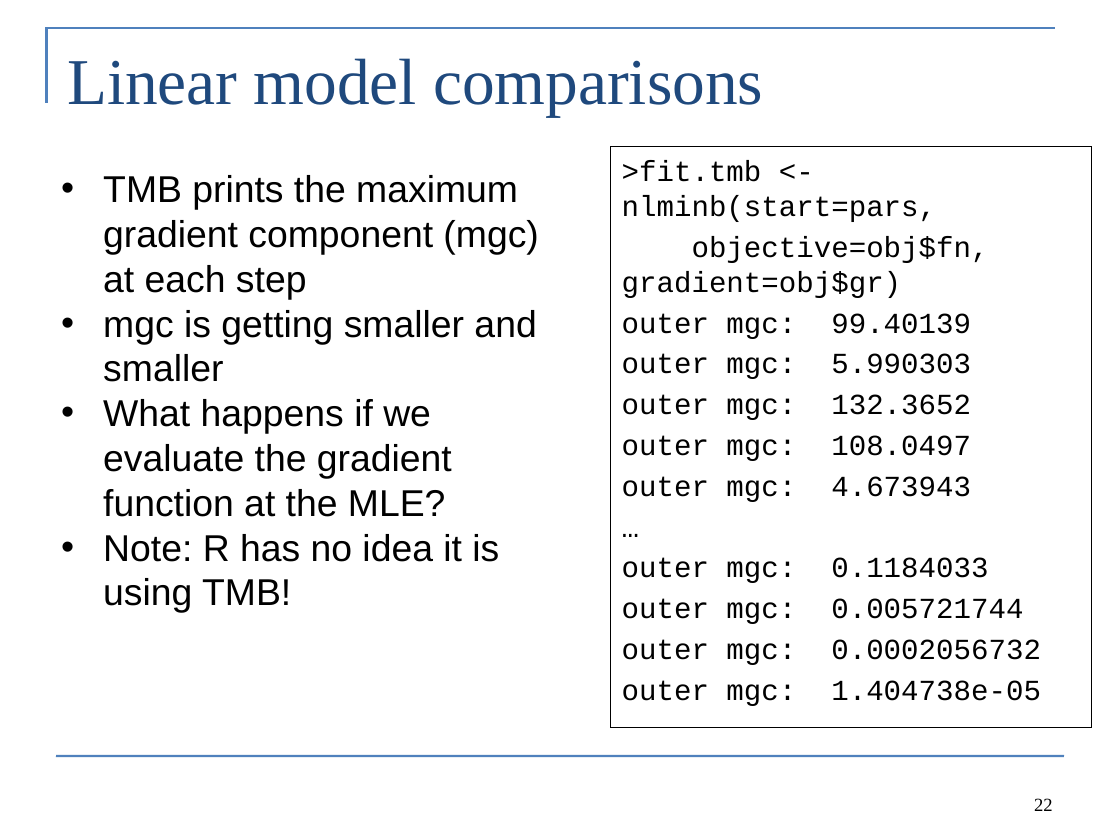
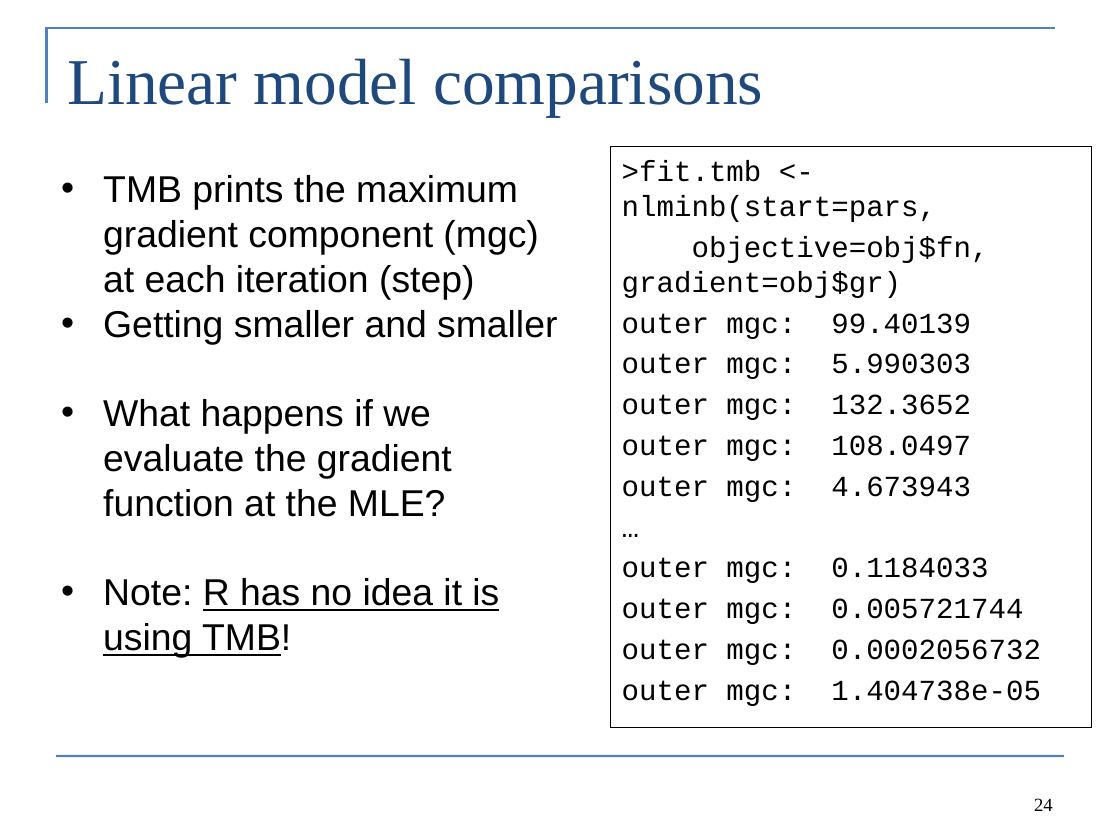
Before and after one commit to colemonnahan/tmb_workshop, a slide deck: slide 24 of day1/lecture1_maximum_likelihood.pptx (slide 22 before the commit). Drawn at 1120x840 pixels with LibreOffice and Linux fonts; fonts in the diff are those of the drawing. Boxes give left, top, right and bottom in pixels: in the first picture for what was removed or moved away, otherwise in the second. Text is boxed around its words. In the diff, an @@ line names an element or a change of style, - is before the commit and + after.

```diff
--- a/day1/lecture1_maximum_likelihood.pptx
+++ b/day1/lecture1_maximum_likelihood.pptx
@@ text at [103, 175, 557, 344]: text changed @@
-• TMB prints the maximum gradient component (mgc) at each step
-• mgc is getting smaller and smaller
+• TMB prints the maximum gradient component (mgc) at each iteration (step)
+• Getting smaller and smaller
@@ text at [103, 578, 499, 658]: underline on in "R has no idea it is using ..." @@
@@ page number at [1034, 798, 1053, 811]: text changed @@
-22
+24
```
Also in this commit, not shown: 16 other slides changed, 3 slides added, 12 other files.
